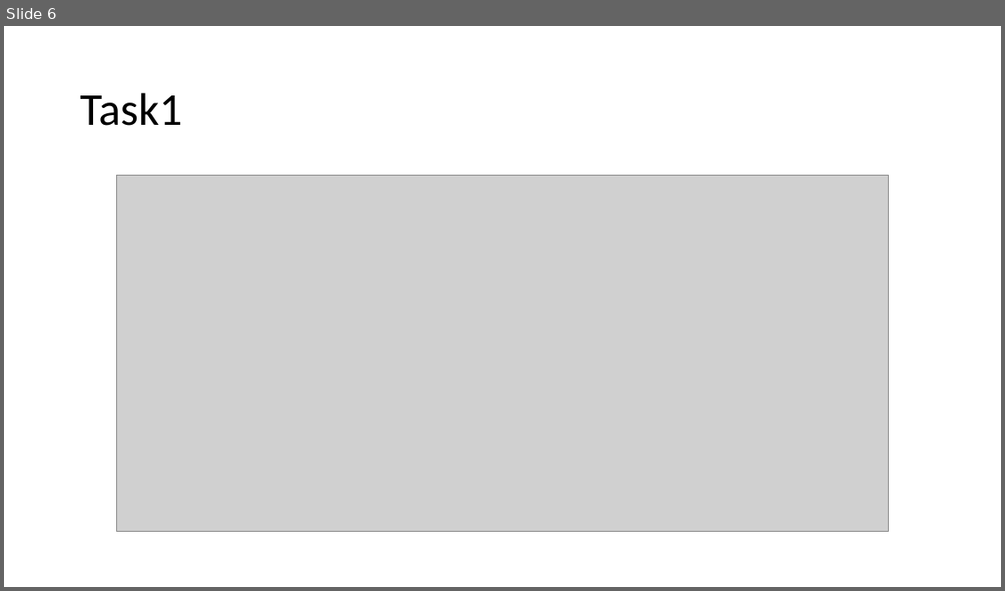
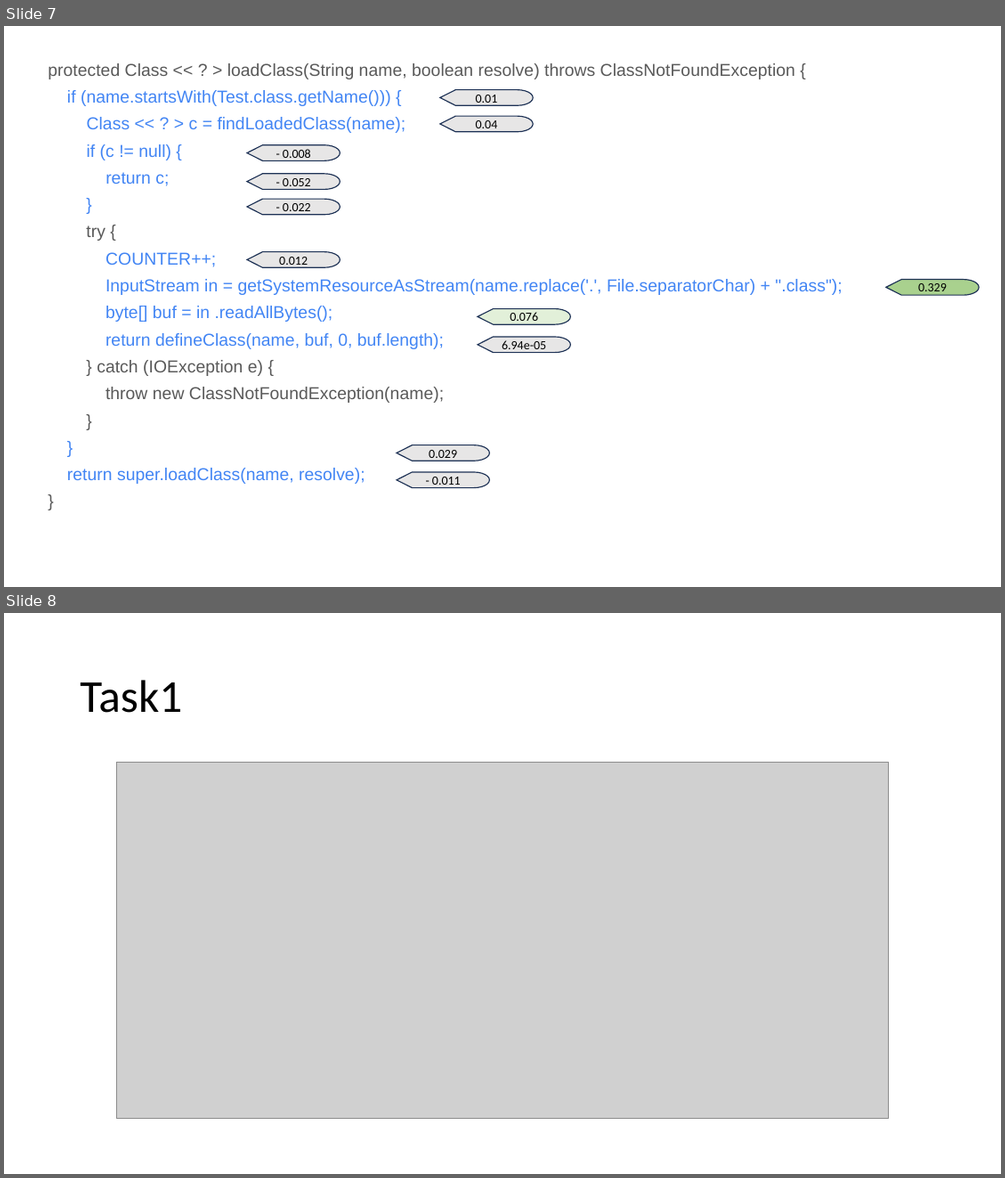
Before and after one commit to tien-n-nguyen/exception, a slide deck: EH-figures.pptx. Shown one above the other, each under a label of ours: slide 6 before the commit, slides 7 and 8 after it. The pictures are 1005x591 and 1005x1178 pixels, drawn with LibreOffice and Linux fonts; fonts in the diff are those of the drawing; grey boxes stand for pictures. Boxes give left, top, right and bottom in pixels: in the first picture for what was removed or moved away, otherwise in the second. Text is boxed around its words. In the diff, an @@ line names an element or a change of style, - is before the commit and + after.

```diff
--- a/EH-figures.pptx
+++ b/EH-figures.pptx
@@ slide 7 added at (x1=4, y1=26, x2=1001, y2=587), background #FFFFFF @@
@@ text added at (x1=48, y1=63, x2=841, y2=483), 16.6 pt, text #4285F4 @@
+protected Class << ? > loadClass(String name, boolean resolve) throws ClassNotFoundException {
+if (name.startsWith(Test.class.getName())) {
+Class << ? > c = findLoadedClass(name);
+if (c != null) {
+return c;
+}
+try {
+COUNTER++;
+InputStream in = getSystemResourceAsStream(name.replace('.', File.separatorChar) + ".class");
+byte[] buf = in .readAllBytes();
+return defineClass(name, buf, 0, buf.length);
+} catch (IOException e) {
+throw new ClassNotFoundException(name);
+}
+}
+return super.loadClass(name, resolve);
+}
@@ flow chart display added at (x1=440, y1=89, x2=533, y2=105), fill #E7E6E6, outline #1E3256 1 pt, 12 pt, text #000000 @@
+0.01
@@ flow chart display added at (x1=440, y1=116, x2=533, y2=131), fill #E7E6E6, outline #1E3256 1 pt, 12 pt, text #000000 @@
+0.04
@@ flow chart display added at (x1=247, y1=145, x2=340, y2=160), fill #E7E6E6, outline #1E3256 1 pt, 12 pt, text #000000 @@
+- 0.008
@@ flow chart display added at (x1=247, y1=174, x2=340, y2=189), fill #E7E6E6, outline #1E3256 1 pt, 12 pt, text #000000 @@
+- 0.052
@@ flow chart display added at (x1=247, y1=199, x2=340, y2=215), fill #E7E6E6, outline #1E3256 1 pt, 12 pt, text #000000 @@
+- 0.022
@@ flow chart display added at (x1=247, y1=252, x2=340, y2=267), fill #E7E6E6, outline #1E3256 1 pt, 12 pt, text #000000 @@
+0.012
@@ flow chart display added at (x1=886, y1=280, x2=979, y2=295), fill #A9D18E, outline #1E3256 1 pt, 12 pt, text #000000 @@
+0.329
@@ flow chart display added at (x1=477, y1=309, x2=570, y2=324), fill #E2F0D9, outline #1E3256 1 pt, 12 pt, text #000000 @@
+0.076
@@ flow chart display added at (x1=477, y1=337, x2=570, y2=352), fill #E7E6E6, outline #1E3256 1 pt, 12 pt, text #000000 @@
+6.94e-05
@@ flow chart display added at (x1=396, y1=445, x2=489, y2=460), fill #E7E6E6, outline #1E3256 1 pt, 12 pt, text #000000 @@
+0.029
@@ flow chart display added at (x1=396, y1=472, x2=489, y2=487), fill #E7E6E6, outline #1E3256 1 pt, 12 pt, text #000000 @@
+- 0.011
@@ what was slide 6 is now slide 8 @@
```
Also in this commit, not shown: 1 other slide added.
